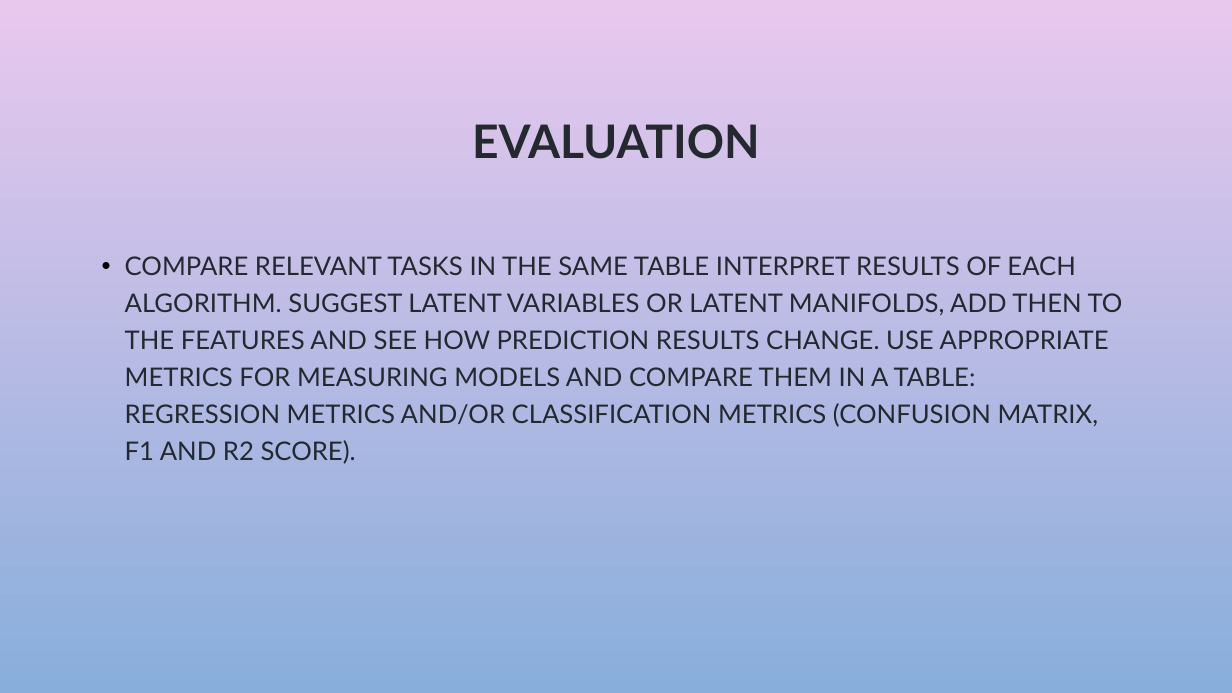
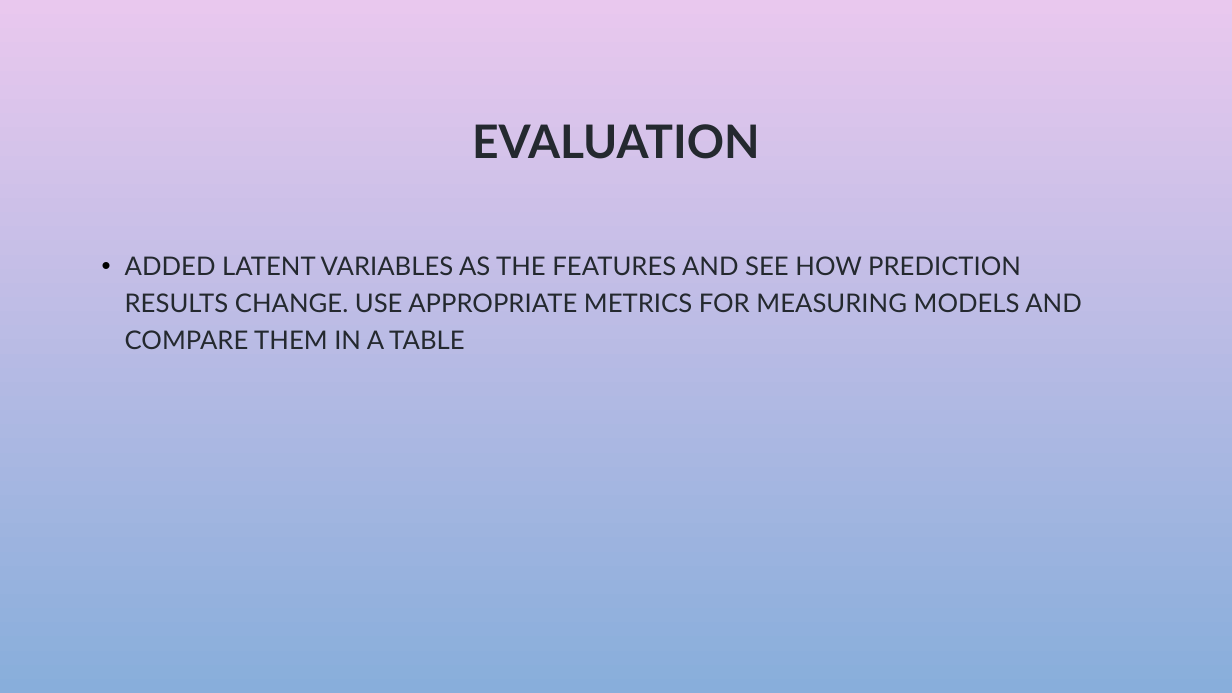
Before and after one commit to srujana-koripalli/Team_Jarvis_DM_Final_Project, a slide deck: slide 8 of DM-Project-PPT.pptx. Drawn at 1232x693 pixels with LibreOffice and Linux fonts; fonts in the diff are those of the drawing; background and template pictures are left out. Boxes give left, top, right and bottom in pixels: in the first picture for what was removed or moved away, otherwise in the second. Text is boxed around its words. In the diff, an @@ line names an element or a change of style, - is before the commit and + after.

```diff
--- a/DM-Project-PPT.pptx
+++ b/DM-Project-PPT.pptx
@@ text at (x1=125, y1=256, x2=1082, y2=349): text changed @@
-• COMPARE RELEVANT TASKS IN THE SAME TABLE INTERPRET RESULTS OF EACH ALGORITHM. SUGGEST LATENT VARIABLES OR LATENT MANIFOLDS, ADD THEN TO THE FEATURES AND SEE HOW PREDICTION RESULTS CHANGE. USE APPROPRIATE METRICS FOR MEASURING MODELS AND COMPARE THEM IN A TABLE: REGRESSION METRICS AND/OR CLASSIFICATION METRICS (CONFUSION MATRIX, F1 AND R2 SCORE).
+• ADDED LATENT VARIABLES AS THE FEATURES AND SEE HOW PREDICTION RESULTS CHANGE. USE APPROPRIATE METRICS FOR MEASURING MODELS AND COMPARE THEM IN A TABLE
```
